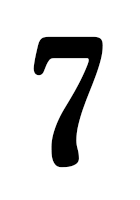
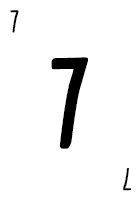
Before/after of a w=140, h=200 layered artwork. What changed in the layer stack:
added layer "7 copy" above "7" over [123, 168, 132, 191]
added layer "7" (1st of 2) above "7" over [10, 10, 19, 33]
painted on "7" (2nd of 2) over [33, 36, 103, 168]
